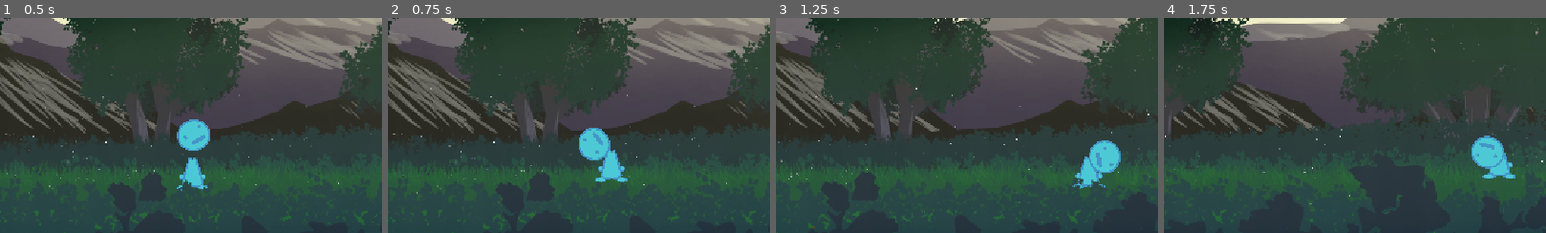
Above: before the commit, frames 1-4 (left to right).
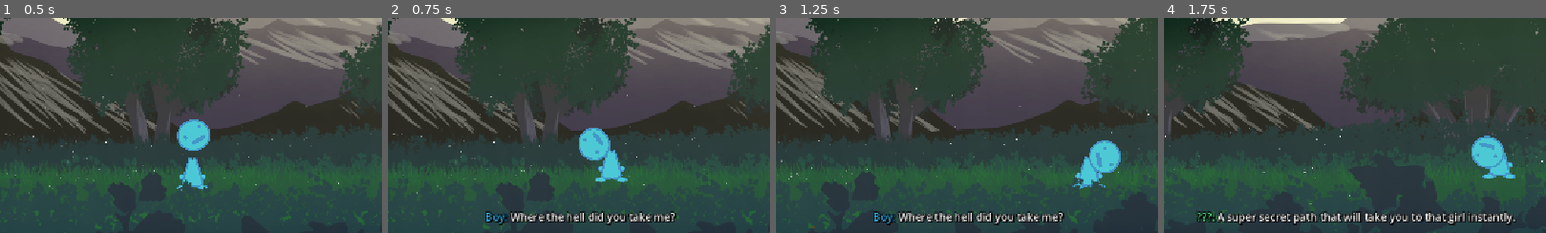
Above: after the commit, the same moments.

Repository: average4136/head-over-heels-game
Game: Godot game, scene res://Scenes/level-prelude-two.tscn
Same seed, same stepped clock (60 frames per second), same inputs: the game is played once before the commit and once after it. This scene is started directly instead of the project's main scene.
Inputs:
- Up to frame 1 (0.5 s): no input
- Up to frame 2 (0.75 s): tap Enter (ui_accept) at 0.5 s; hold D (move_right) from 0.53 s (still down)
- Up to frame 3 (1.25 s): keep holding D (move_right); tap Space (jump) at 0.77 s
- Up to frame 4 (1.75 s): keep holding D (move_right); tap Space (jump) at 1.52 s
The pictures show only the part of the screen within x 25-75%, y 37-87%; the shares and areas given below are measured in that part.

Frame 1 is identical in both runs. In frame 2, 1.8% of the frame differs, in the area x 25-76%, y 89-97%; in frame 3, 1.8%; in frame 4, 2.9%, in the area x 8-93%, y 89-97%.

Commit message:
prelude 2 code

Diff:
--- a/Scenes/level-prelude-two.tscn
+++ b/Scenes/level-prelude-two.tscn
@@ -1,14 +1,15 @@
 [gd_scene format=3 uid="uid://c2jx6j1b67800"]
 
-[ext_resource type="Texture2D" uid="uid://dt0uoxps4dlv0" path="res://Assets/Stages/fields/skybox.png" id="1_gy23m"]
-[ext_resource type="Texture2D" uid="uid://tjt0sjw4u7au" path="res://Assets/Stages/fields/mountains.png" id="2_8bkry"]
-[ext_resource type="Texture2D" uid="uid://bpsvs1cw38n0d" path="res://Assets/Stages/fields/base.png" id="2_vu001"]
-[ext_resource type="Texture2D" uid="uid://s7duadkei2bb" path="res://Assets/Stages/fields/baseBG.png" id="3_5fboe"]
-[ext_resource type="Script" uid="uid://pugukmrvm58r" path="res://Scenes/bounds.gd" id="5_mumxs"]
-[ext_resource type="PackedScene" uid="uid://bjr2pk7rk0ktn" path="res://Scenes/Entities/Guy-Custom.tscn" id="5_vu001"]
-[ext_resource type="AudioStream" uid="uid://bfbpttxfsdih0" path="res://Assets/Music/HeelOver.mp3" id="6_8bkry"]
-[ext_resource type="Texture2D" uid="uid://c7td0slghhm2a" path="res://Assets/Stages/fields/front.png" id="6_g2o16"]
-[ext_resource type="Texture2D" uid="uid://dtbf2fua3gog" path="res://Assets/Stages/fields/sun glow.png" id="8_y40x4"]
+[ext_resource type="Texture2D" uid="uid://dt0uoxps4dlv0" path="res://Assets/Stages/fields/skybox.png" id="1_h5v02"]
+[ext_resource type="Texture2D" uid="uid://tjt0sjw4u7au" path="res://Assets/Stages/fields/mountains.png" id="2_r5df2"]
+[ext_resource type="Texture2D" uid="uid://s7duadkei2bb" path="res://Assets/Stages/fields/baseBG.png" id="3_8rm77"]
+[ext_resource type="Texture2D" uid="uid://bpsvs1cw38n0d" path="res://Assets/Stages/fields/base.png" id="4_c75t1"]
+[ext_resource type="PackedScene" uid="uid://bjr2pk7rk0ktn" path="res://Scenes/Entities/Guy-Custom.tscn" id="5_m3ddy"]
+[ext_resource type="Script" uid="uid://pugukmrvm58r" path="res://Scenes/bounds.gd" id="6_qi6pb"]
+[ext_resource type="Texture2D" uid="uid://c7td0slghhm2a" path="res://Assets/Stages/fields/front.png" id="7_ka63c"]
+[ext_resource type="Texture2D" uid="uid://dtbf2fua3gog" path="res://Assets/Stages/fields/sun glow.png" id="8_uyqby"]
+[ext_resource type="AudioStream" uid="uid://bfbpttxfsdih0" path="res://Assets/Music/HeelOver.mp3" id="9_kuops"]
+[ext_resource type="Script" uid="uid://xewtuvtwjsc8" path="res://Scenes/prelude_two_controller.gd" id="10_lxnbv"]
 
 [sub_resource type="RectangleShape2D" id="RectangleShape2D_m74fc"]
 size = Vector2(15960, 913)
@@ -106,8 +107,13 @@
 [node name="Sprite2D" type="Sprite2D" parent="Parallax2D2" unique_id=476689418]
 position = Vector2(335.99994, -7000)
 scale = Vector2(2.1984372, 2.198437)
-texture = ExtResource("8_y40x4")
+texture = ExtResource("8_uyqby")
 
 [node name="AudioStreamPlayer" type="AudioStreamPlayer" parent="." unique_id=1355507055]
-stream = ExtResource("6_8bkry")
+stream = ExtResource("9_kuops")
+volume_db = -2.635
 autoplay = true
+bus = &"Music"
+
+[node name="PreludeTwoController" type="Node" parent="." unique_id=929955952]
+script = ExtResource("10_lxnbv")
--- a/Scenes/level-prelude.tscn
+++ b/Scenes/level-prelude.tscn
@@ -150,5 +150,5 @@
 
 [node name="OST" type="AudioStreamPlayer" parent="." unique_id=253812726]
 stream = ExtResource("12_beo1t")
-volume_db = -20.0
+volume_db = -3.579
 autoplay = true
--- /dev/null
+++ b/Scenes/prelude_two_controller.gd
@@ -0,0 +1,34 @@
+extends Node
+
+@export_file("*.tscn") var main_level_scene: String = "res://Scenes/Level scenes/main_level.tscn"
+
+# Dialogue audio preloads (Update paths if filenames or hashes differ)
+const BOY_1 = preload("res://Assets/downbad_voicelines/gameplay_boy_1_00086962.mp3")
+const NARR_1 = preload("res://Assets/downbad_voicelines/gameplay_narrator_1_00091836.mp3")
+const NARR_2 = preload("res://Assets/downbad_voicelines/gameplay_narrator_2_00092094.mp3")
+const NARR_3 = preload("res://Assets/downbad_voicelines/gameplay_narrator_3_00092161.mp3")
+const NARR_4 = preload("res://Assets/downbad_voicelines/gameplay_narrator_4_00092253.mp3")
+
+func _ready() -> void:
+	# Give the scene half a second to settle in before dialogue starts
+	await get_tree().create_timer(0.5).timeout
+	_play_prelude_two()
+
+func _play_prelude_two() -> void:
+	DialogueManager.stop_dialogue()
+
+	DialogueManager.queue_line("boy", "Where the hell did you take me?", BOY_1)
+	DialogueManager.queue_line("narrator", "A super secret path that will take you to that girl instantly.", NARR_1)
+	DialogueManager.queue_line("narrator", "ONCE you reach that portal.", NARR_2)
+	DialogueManager.queue_line("narrator", "But there's only one catch.", NARR_3)
+	DialogueManager.queue_line("narrator", "You have to get up there first.", NARR_4)
+
+	await DialogueManager.all_dialogue_finished
+	teleport_to_main_level()
+
+func teleport_to_main_level() -> void:
+	DialogueManager.stop_dialogue()
+	print(">>> Prelude 2 finished! Teleporting to: ", main_level_scene)
+	var err = get_tree().change_scene_to_file(main_level_scene)
+	if err != OK:
+		push_error("Failed to load main level scene! Error code: %d" % err)
--- a/default_bus_layout.tres
+++ b/default_bus_layout.tres
@@ -5,13 +5,13 @@
 bus/1/solo = false
 bus/1/mute = false
 bus/1/bypass_fx = false
-bus/1/volume_db = -9.632782
+bus/1/volume_db = -6.411691
 bus/1/send = &"Master"
 bus/2/name = &"Music"
 bus/2/solo = false
 bus/2/mute = false
 bus/2/bypass_fx = false
-bus/2/volume_db = -12.204762
+bus/2/volume_db = -9.851811
 bus/2/send = &"Master"
 bus/3/name = &"SFX"
 bus/3/solo = false
Not shown: 7 places in Scenes/level-prelude-two.tscn that only renumber resources
Not shown, added: Scenes/prelude_two_controller.gd.uid
